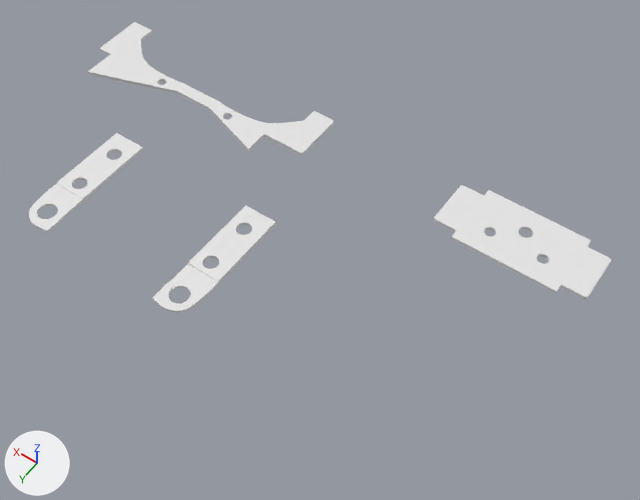
A saved change to the Blender file CNC/camTEST.blend.
Before and after are seen from a 50 mm camera at (0.014, 0.211, 0.212) aimed at (0.1142, 0.0709, -0.0082). The axes (+X, +Y, +Z) are drawn at lower left. The lights are the same throughout.

Names of what the first picture shows: 'AR9plateA', 'AR9plateB', 'frontRail', 'rearRail'.
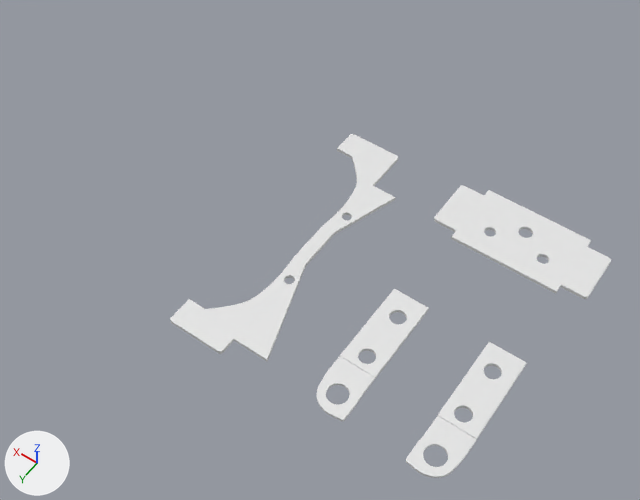
Commit message: cam operations 1-4 seperate gcode test 18 gauge steel

Boxes (x1, y1, x2, y2) around the edits, measured in the pictures (640 x 500 px):
'rearRail', moved, turned
    before: (88, 22, 334, 155)
    after: (170, 134, 398, 361)
'AR9plateA', moved
    before: (153, 205, 276, 312)
    after: (406, 342, 527, 478)
'AR9plateB', moved
    before: (29, 133, 143, 232)
    after: (317, 289, 429, 421)

Diff of the bpy script that builds the scene:
```diff
--- a/CNC/camTEST.blend.py
+++ b/CNC/camTEST.blend.py
@@ ob_rearrail @@
 ob_rearrail = bpy.data.objects.new('rearRail', me_rearrail)
-ob_rearrail.location = (0.4335, -0.3408, 0.0)
+ob_rearrail.location = (0.4992, 0.3237, 0.0)
+ob_rearrail.rotation_euler = (0.0, 0.0, 1.571)  # degrees (0, 0, 90)
 ob_rearrail.scale = (0.001, 0.001, 0.001)
@@ ob_ar9plateb @@
 ob_ar9plateb = bpy.data.objects.new('AR9plateB', me_ar9plateb)
-ob_ar9plateb.location = (0.1835, 0.075, 0.0)
+ob_ar9plateb.location = (0.0724, 0.075, 0.0)
 ob_ar9plateb.scale = (0.01, 0.01, 0.00126)
@@ ob_ar9platea @@
 ob_ar9platea = bpy.data.objects.new('AR9plateA', me_ar9platea)
-ob_ar9platea.location = (0.128, 0.075, 0.0)
+ob_ar9platea.location = (0.0411, 0.075, 0.0)
 ob_ar9platea.scale = (0.01, 0.01, 0.00126)
```
